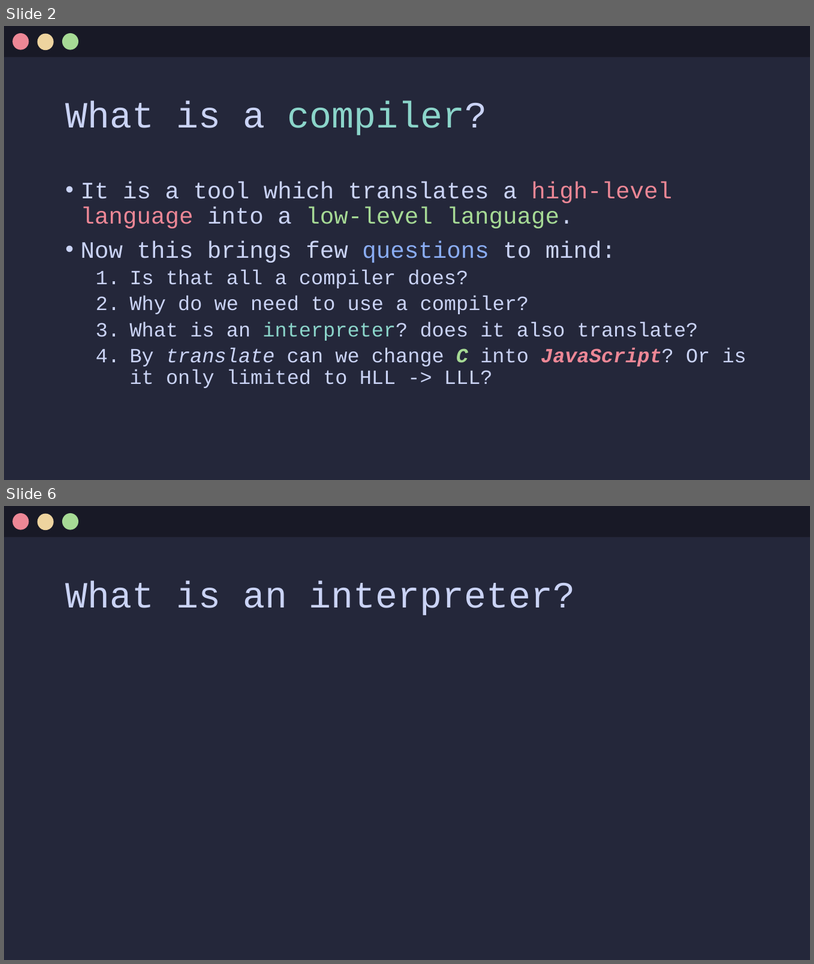
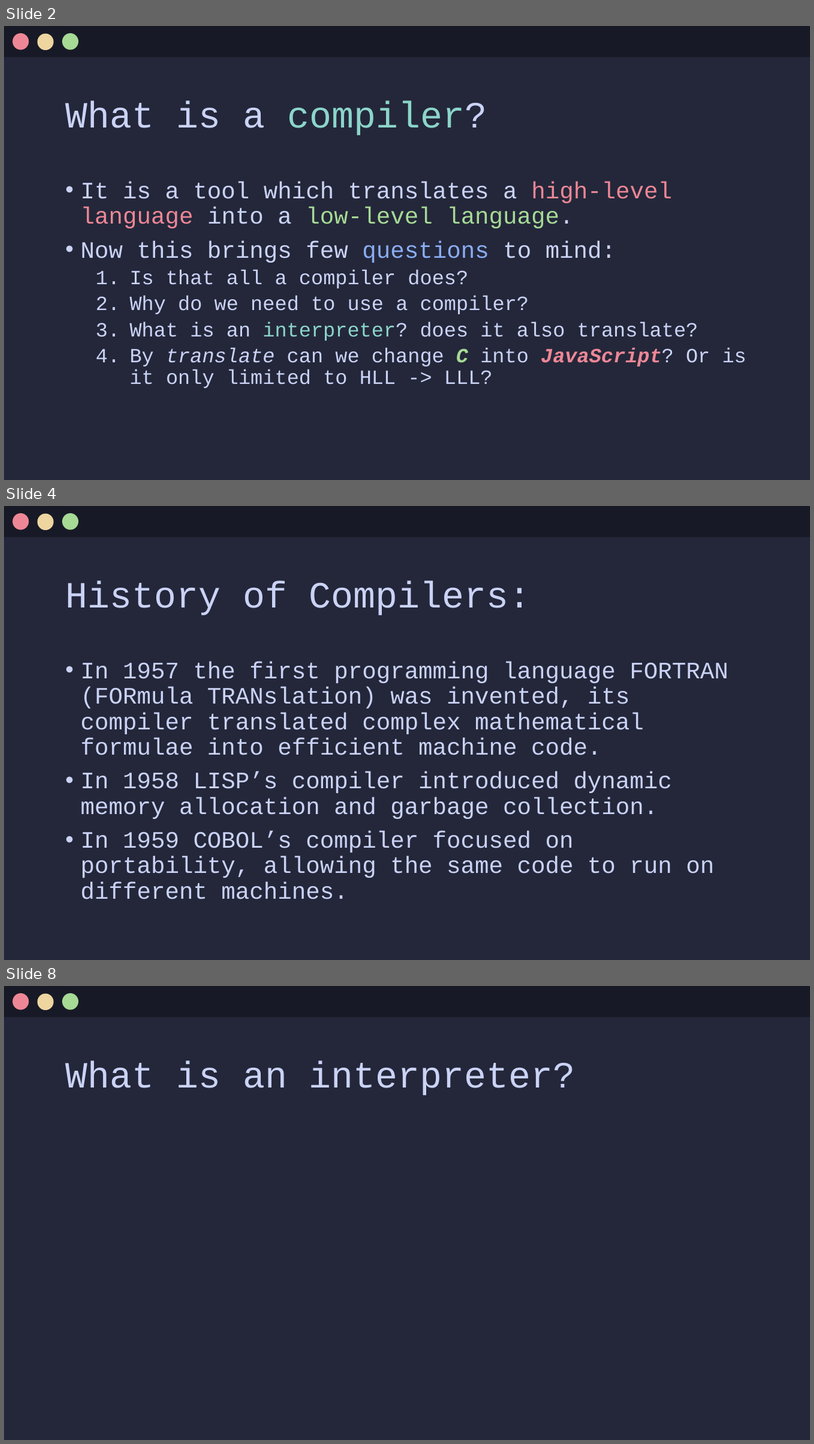
Before and after one commit to Jx-ls/custom-compiler, a slide deck: Compilers.pptx. Shown one above the other, each under a label of ours: slides 2 and 6 before the commit, slides 2, 4 and 8 after it; the slides between them are not shown. The pictures are 814x964 and 814x1444 pixels, drawn with LibreOffice and Linux fonts; fonts in the diff are those of the drawing. Boxes give left, top, right and bottom in pixels: in the first picture for what was removed or moved away, otherwise in the second. Text is boxed around its words. In the diff, an @@ line names an element or a change of style, - is before the commit and + after.

Commit message:
added why we use a compiler and history of compilers

```diff
--- a/Compilers.pptx
+++ b/Compilers.pptx
@@ slide 4 added at <box>4,506,810,960</box>, background #24273A @@
@@ rectangle added at <box>4,506,810,537</box>, fill #181926 @@
@@ ellipse added at <box>12,513,29,529</box>, fill #ED8796 @@
@@ ellipse added at <box>37,513,54,529</box>, fill #EED49F @@
@@ ellipse added at <box>62,513,78,529</box>, fill #A6DA95 @@
@@ title added at <box>65,581,531,615</box>, 44 pt, text #CAD3F5 @@
+History of Compilers:
@@ text added at <box>81,661,728,899</box>, 28 pt, text #CAD3F5 @@
+• In 1957 the first programming language FORTRAN (FORmula TRANslation) was invented, its compiler translated complex mathematical formulae into efficient machine code.
+• In 1958 LISP’s compiler introduced dynamic memory allocation and garbage collection.
+• In 1959 COBOL’s compiler focused on portability, allowing the same code to run on different machines.
@@ what was slide 6 is now slide 8 @@
```
Also in this commit, not shown: 1 slide changed, 3 other slides added, 2 slides removed.
